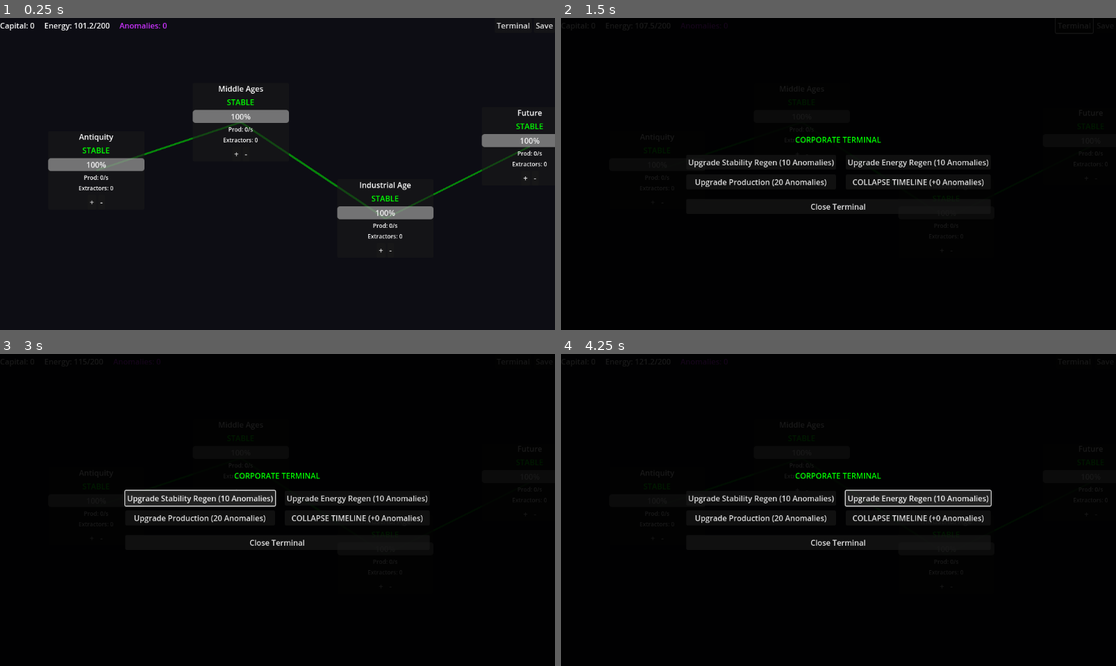
Above: before the commit, frames 1-4 (two rows, left to right).
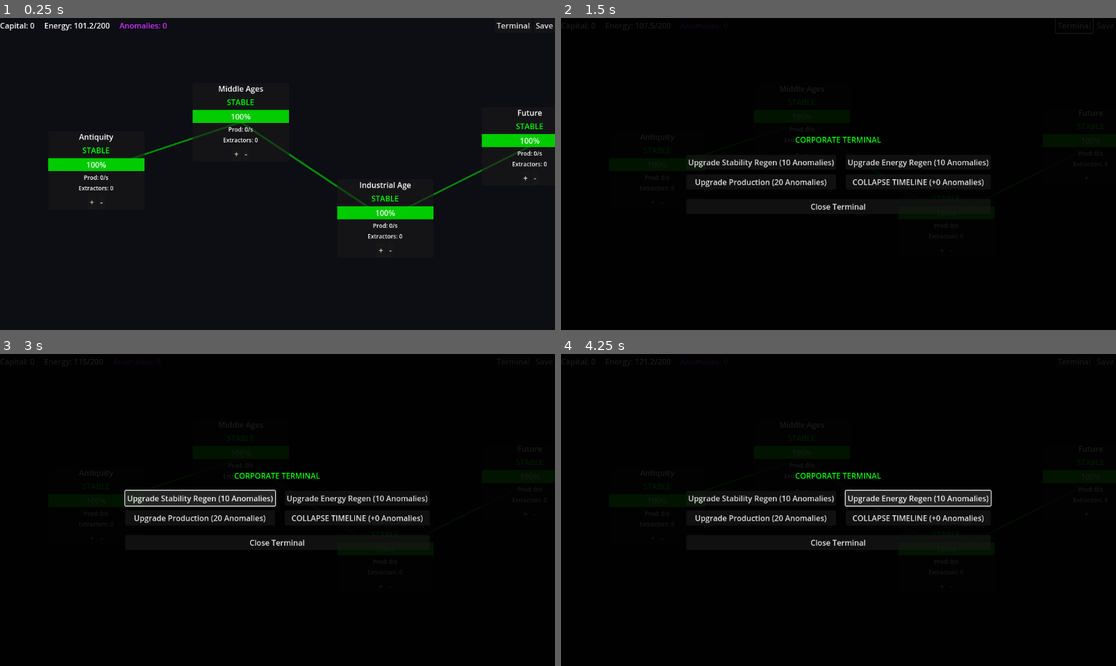
Above: after the commit, the same moments.

Repository: GeorgePaul96/Time-travel-Corp
Game: Godot game, scene res://scenes/main.tscn
The game is run twice, just before and just after one commit, with the same random seed, the same clock (stepped at 60 frames per second) and the same inputs. The project has no main scene, so this scene is started directly.
Inputs:
- Up to frame 1 (0.25 s): no input
- Up to frame 2 (1.5 s): click "Terminal" at 0.5 s; click "+" at 1.25 s
- Up to frame 3 (3 s): click "-" at 2 s; click "Upgrade Stability Regen (10 A…" at 2.75 s
- Up to frame 4 (4.25 s): click "Upgrade Energy Regen (10 Anom…" at 3.5 s

The runs differ from the first frame. In frame 1, 2.8% of the frame differs, in the area x 8-100%, y 29-65%; in frame 2, less than 0.1%; in frame 3, less than 0.1%; in frame 4, less than 0.1%.
Error before the commit: Attempt to call function 'show' in base 'null instance' on a null instance. (res://scripts/ui/timeline_node.gd:56)
Error after the commit: Attempt to call function 'show' in base 'null instance' on a null instance. (res://scripts/ui/timeline_node.gd:84)

Commit message:
fix: Phase 1 Design Audit Visuals and Game Balance
Co-authored-by: GeorgePaul96 <83164115+GeorgePaul96@users.noreply.github.com>

Diff:
--- a/autoloads/game_manager.gd
+++ b/autoloads/game_manager.gd
@@ -141,7 +141,7 @@
 	if state.nodes[node_id].is_mutated and state.resources.energy >= 50.0:
 		state.resources.energy -= 50.0
 		state.nodes[node_id].is_mutated = false
-		state.nodes[node_id].stability = 50.0 # Reset to a safe value
+		state.nodes[node_id].stability = 100.0 # Fully restore on patch
 		node_mutated.emit(node_id, "restored")
 		state_changed.emit()
 		return true
--- a/scripts/ui/timeline_node.gd
+++ b/scripts/ui/timeline_node.gd
@@ -19,11 +19,35 @@
 
 	var data = GameManager.state.nodes[node_id]
 	%StabilityBar.value = data.stability
+
+	# 1. VISUAL URGENCY: Stability color transitions
+	var stylebox = StyleBoxFlat.new()
+	if data.stability > 75.0:
+		stylebox.bg_color = Color(0, 0.8, 0) # Green (safe)
+	elif data.stability > 50.0:
+		stylebox.bg_color = Color(0.8, 0.8, 0) # Yellow (warning)
+	elif data.stability > 25.0:
+		stylebox.bg_color = Color(1.0, 0.5, 0) # Orange (danger)
+	else:
+		stylebox.bg_color = Color(1.0, 0, 0) # Red (critical)
+	%StabilityBar.add_theme_stylebox_override("fill", stylebox)
+
 	%ExtractorsLabel.text = "Extractors: " + str(data.active_extractors)
 
 	var prod = GameManager.calculate_node_production(node_id)
 	var mult = GameManager.calculate_node_multiplier(node_id)
 	var mult_text = "" if mult == 1.0 else " (x" + str(snapped(mult, 0.01)) + ")"
+
+	# 2. CASCADE VISIBILITY: Find upstream penalties
+	var upstream_penalty_text = ""
+	if mult < 1.0:
+		var penalty_source = ""
+		match node_id:
+			"middle_ages": penalty_source = "Antiquity"
+			"industrial": penalty_source = "Middle Ages"
+			"future": penalty_source = "Industrial Age"
+		upstream_penalty_text = "
+[Penalty from " + penalty_source + "]"
 
 	if data.is_mutated:
 		var mutation_name = "MUTATED"
@@ -37,10 +61,8 @@
 		%StateLabel.add_theme_color_override("font_color", Color.RED)
 		%PatchBtn.show()
 		%HBoxContainer.hide()
-		%ProductionLabel.text = "Anomalies: " + str(snapped(prod, 0.1)) + "/s" + mult_text
+		%ProductionLabel.text = "Anomalies: " + str(snapped(prod, 0.1)) + "/s" + mult_text + upstream_penalty_text
 
-
-		# Visual feedback for mutation
 		var style = StyleBoxFlat.new()
 		style.bg_color = Color(0.2, 0.0, 0.0)
 		style.border_width_left = 2
@@ -50,13 +72,18 @@
 		style.border_color = Color.RED
 		add_theme_stylebox_override("panel", style)
 	else:
-		%StateLabel.text = "STABLE"
-		%StateLabel.add_theme_color_override("font_color", Color.GREEN)
+		# VISUAL URGENCY: Warning before mutation
+		if data.stability <= 25.0:
+			%StateLabel.text = "CRITICAL WARNING"
+			%StateLabel.add_theme_color_override("font_color", Color.ORANGE)
+		else:
+			%StateLabel.text = "STABLE"
+			%StateLabel.add_theme_color_override("font_color", Color.GREEN)
+
 		%PatchBtn.hide()
 		%HBoxContainer.show()
-		%ProductionLabel.text = "Capital: " + str(snapped(prod, 0.1)) + "/s" + mult_text
+		%ProductionLabel.text = "Capital: " + str(snapped(prod, 0.1)) + "/s" + mult_text + upstream_penalty_text
 
-		# Visual feedback for stable
 		var style = StyleBoxFlat.new()
 		style.bg_color = Color(0.1, 0.1, 0.1)
 		style.border_width_left = 1
@@ -64,4 +91,9 @@
 		style.border_width_top = 1
 		style.border_width_bottom = 1
 		style.border_color = Color(0.3, 0.3, 0.3)
+
+		if data.stability <= 25.0:
+			style.border_color = Color.ORANGE
+			style.bg_color = Color(0.2, 0.1, 0.0)
+
 		add_theme_stylebox_override("panel", style)
